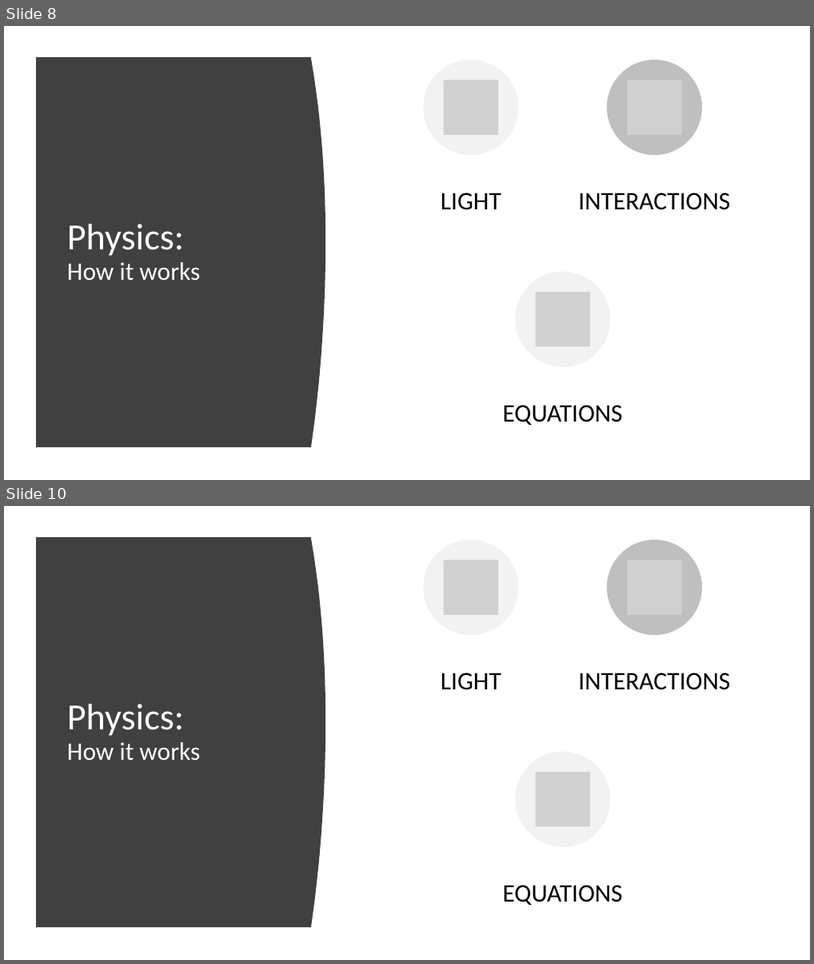
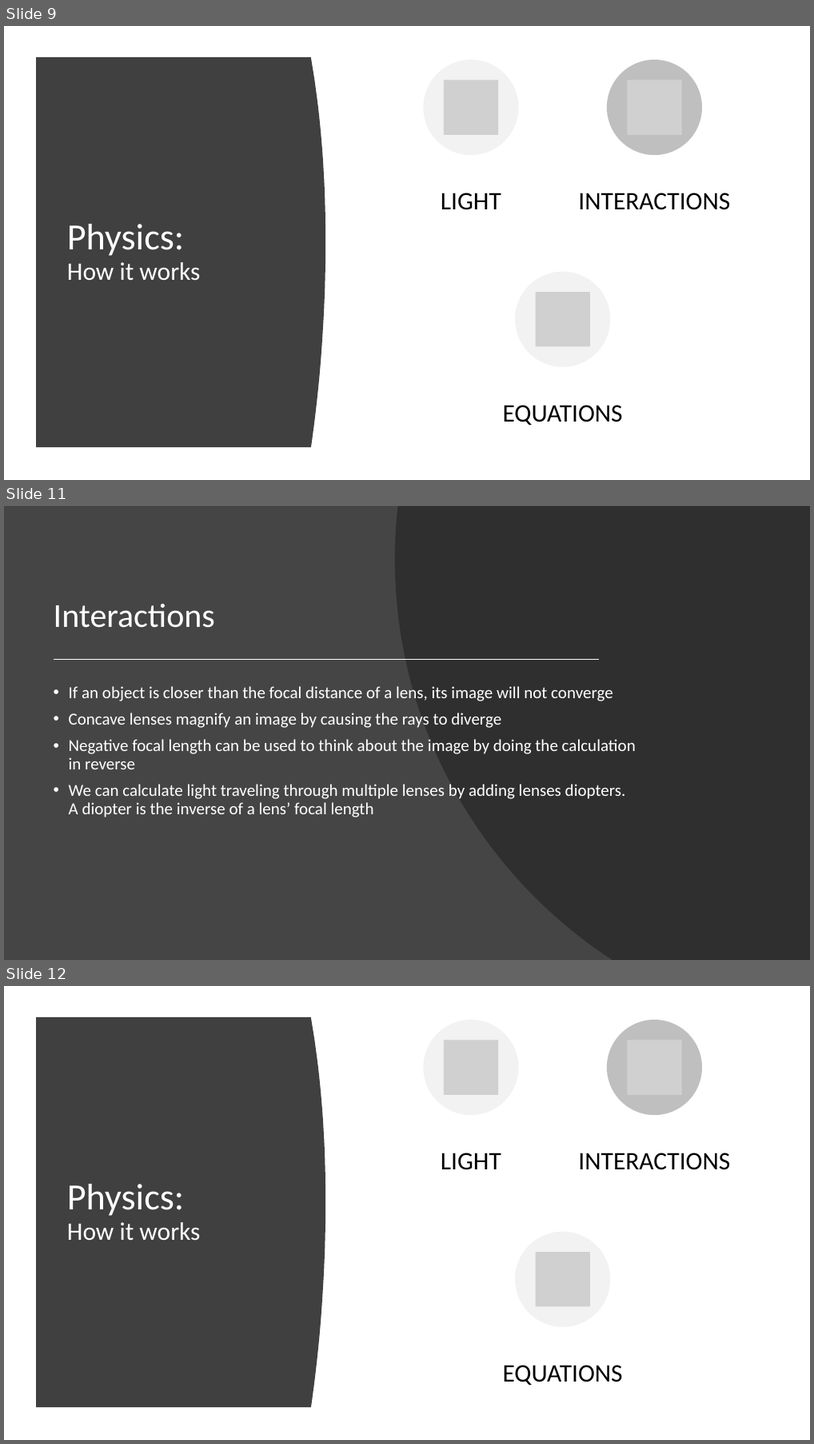
Before and after one commit to beck-peterson/cg2, a slide deck: Computer Graphics Chapter 4 Presentation.pptx. Shown one above the other, each under a label of ours: slides 8 and 10 before the commit, slides 9, 11 and 12 after it; the slides between them are not shown. The pictures are 814x964 and 814x1444 pixels, drawn with LibreOffice and Linux fonts; fonts in the diff are those of the drawing; grey boxes stand for pictures. Boxes give left, top, right and bottom in pixels: in the first picture for what was removed or moved away, otherwise in the second. Text is boxed around its words. In the diff, an @@ line names an element or a change of style, - is before the commit and + after.

```diff
--- a/Computer Graphics Chapter 4 Presentation.pptx
+++ b/Computer Graphics Chapter 4 Presentation.pptx
@@ slide 11 added at <box>4,506,810,960</box>, background #454545 @@
@@ freeform shape added at <box>395,506,810,960</box>, fill #262626 at 70% opacity @@
@@ title added at <box>54,604,215,628</box>, 40 pt, text #FFFFFF @@
+Interactions
@@ line added from (55, 659) to (599, 659), #FFFFFF 1.5 pt @@
@@ text added at <box>69,686,636,817</box>, 20 pt, text #FFFFFF @@
+• If an object is closer than the focal distance of a lens, its image will not converge
+• Concave lenses magnify an image by causing the rays to diverge
+• Negative focal length can be used to think about the image by doing the calculation in reverse
+• We can calculate light traveling through multiple lenses by adding lenses diopters. A diopter is the inverse of a lens’ focal length
@@ what was slide 8 is now slide 9 @@
@@ what was slide 10 is now slide 12 @@
```
Also in this commit, not shown: 3 slides changed, 11 other slides added, 5 slides removed.
